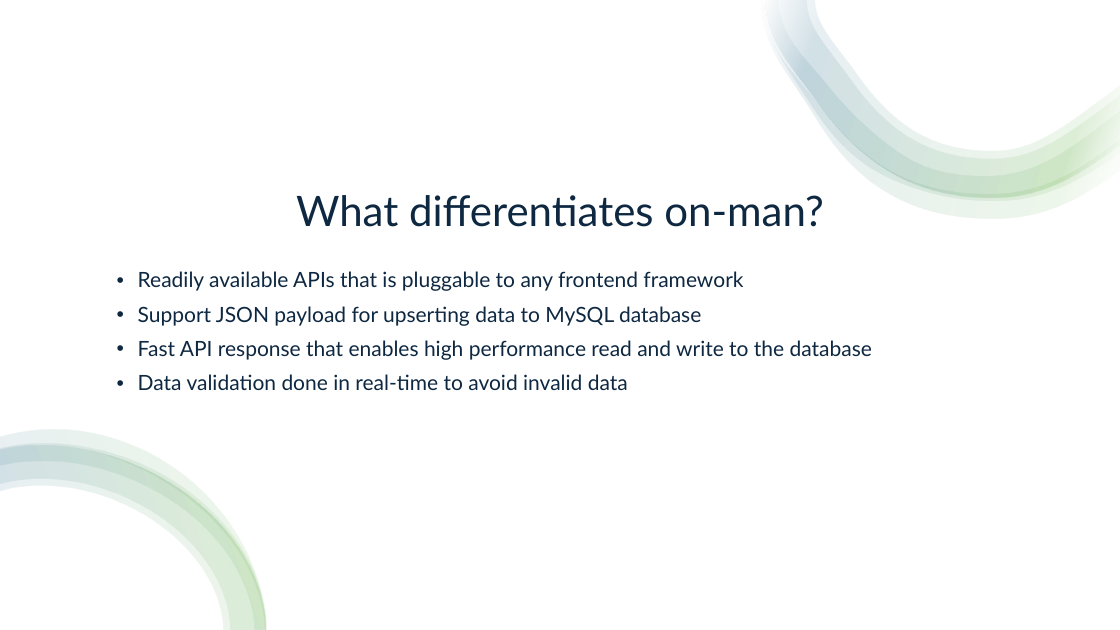
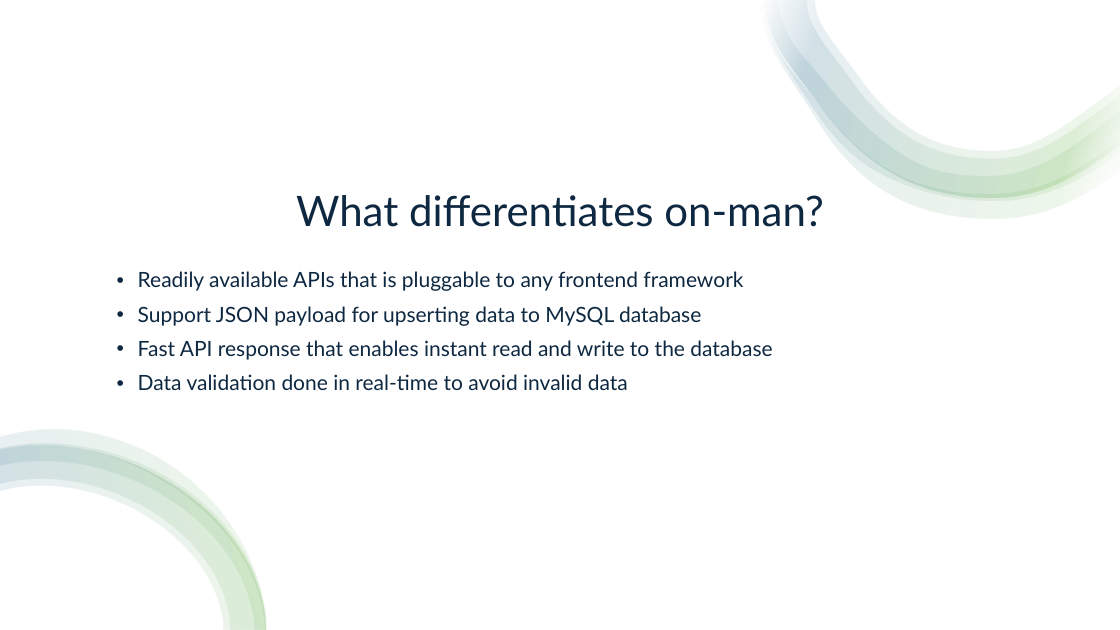
Before and after one commit to desourav/on-man, a slide deck: slide 3 of product-pitch.pptx. Drawn at 1120x630 pixels with LibreOffice and Linux fonts; fonts in the diff are those of the drawing. Boxes give left, top, right and bottom in pixels: in the first picture for what was removed or moved away, otherwise in the second. Text is boxed around its words. In the diff, an @@ line names an element or a change of style, - is before the commit and + after.

```diff
--- a/product-pitch.pptx
+++ b/product-pitch.pptx
@@ text at <box>138,340,772,360</box>: text changed @@
-• Fast API response that enables high performance read and write to the database
+• Fast API response that enables instant read and write to the database
```
Also in this commit, not shown: 3 other slides changed, 1 slide added, 5 other files.
